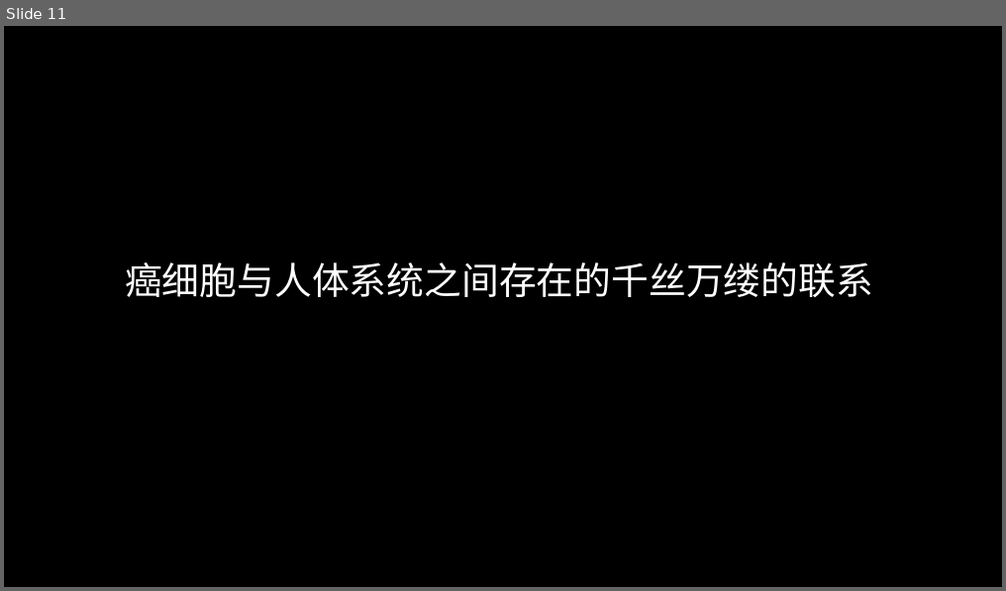
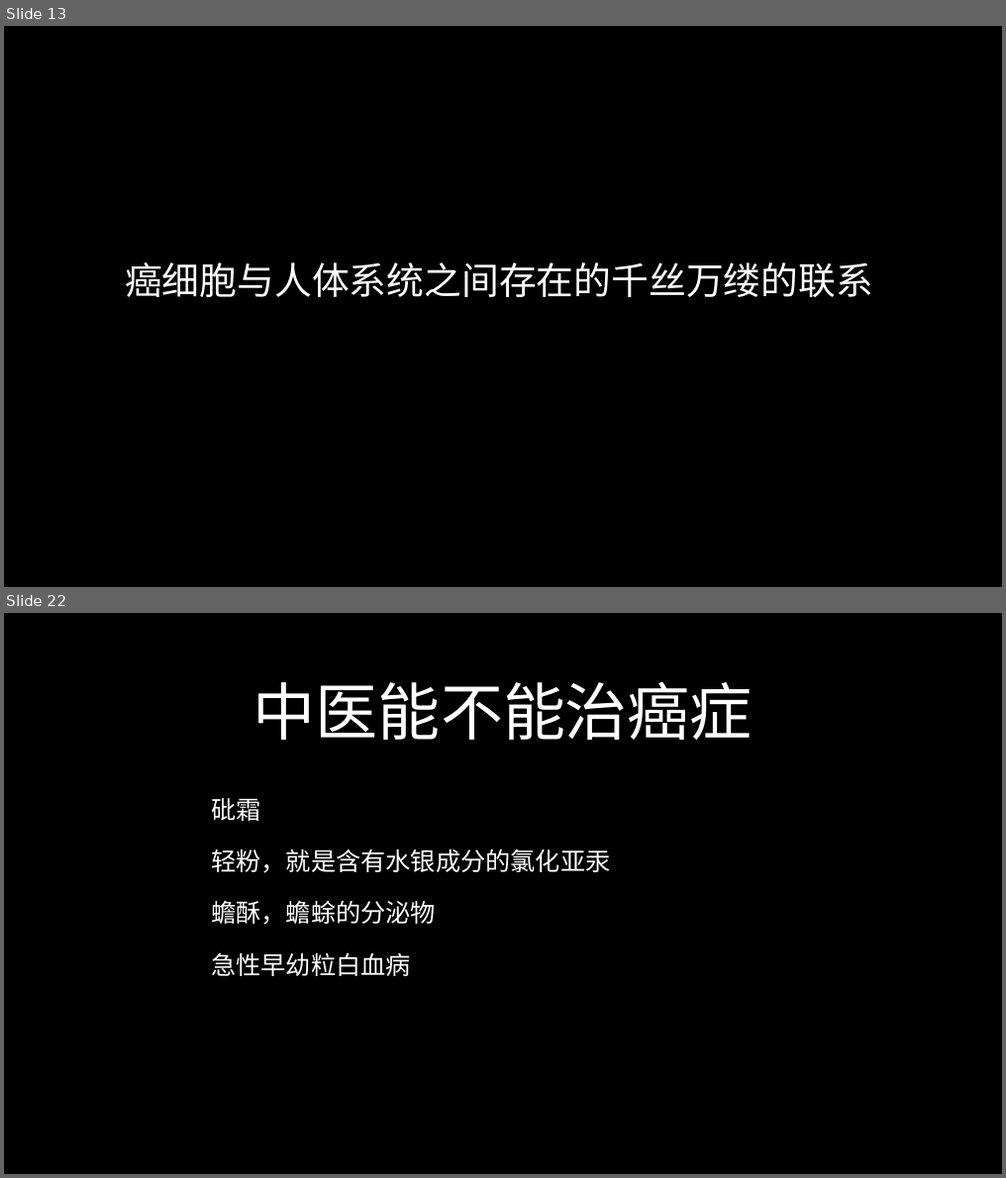
Before and after one commit to FredJiangFei/freetalk, a slide deck: 癌症/癌症.pptx. Shown one above the other, each under a label of ours: slide 11 before the commit, slides 13 and 22 after it; the slides between them are not shown. The pictures are 1006x591 and 1006x1178 pixels, drawn with LibreOffice and Linux fonts; fonts in the diff are those of the drawing. Boxes give left, top, right and bottom in pixels: in the first picture for what was removed or moved away, otherwise in the second. Text is boxed around its words. In the diff, an @@ line names an element or a change of style, - is before the commit and + after.

```diff
--- a/癌症/癌症.pptx
+++ b/癌症/癌症.pptx
@@ slide 22 added at (4, 613, 1002, 1174), background #000000 @@
@@ title added at (253, 681, 752, 740), 60 pt, text #FFFFFF @@
+中医能不能治癌症
@@ text added at (211, 798, 260, 821), 24 pt, text #FFFFFF @@
+砒霜
@@ text added at (211, 849, 610, 873), 24 pt, text #FFFFFF @@
+轻粉，就是含有水银成分的氯化亚汞
@@ text added at (211, 900, 436, 925), 24 pt, text #FFFFFF @@
+蟾酥，蟾蜍的分泌物
@@ text added at (211, 953, 411, 976), 24 pt, text #FFFFFF @@
+急性早幼粒白血病
@@ what was slide 11 is now slide 13 @@
```
Also in this commit, not shown: 10 slides changed, 5 other slides added, 1 other file.
